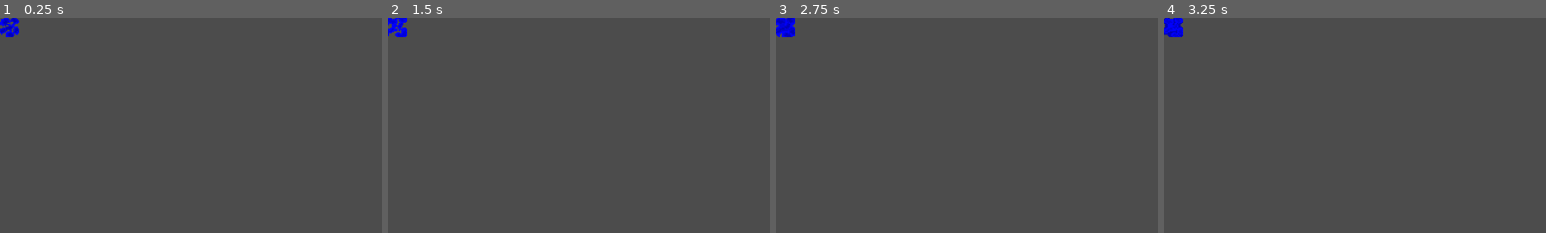
Above: before the commit, frames 1-4 (left to right).
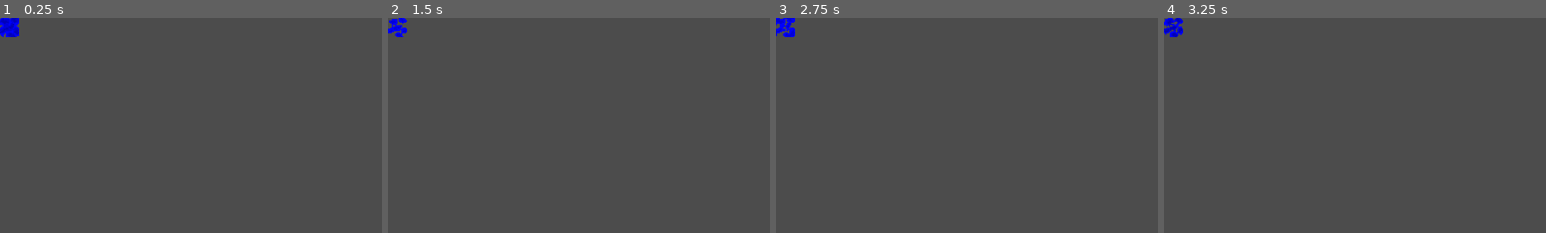
Above: after the commit, the same moments.

Repository: speed2CZ/Bluppo
Game: Godot game, scene res://scenes/objects/HeavyMud.tscn
The game is run twice, just before and just after one commit, with the same random seed, the same clock (stepped at 60 frames per second) and the same inputs. This scene is started directly instead of the project's main scene.
Inputs:
- Up to frame 1 (0.25 s): no input
- Up to frame 2 (1.5 s): hold Right (ui_right) 0.53-1.28 s; tap Enter at 1.25 s; hold Left (ui_left) from 1.28 s (still down)
- Up to frame 3 (2.75 s): tap Space at 2 s; release Left (ui_left) at 2.03 s; hold Right (ui_right) from 2.03 s (still down)
- Up to frame 4 (3.25 s): keep holding Right (ui_right); tap Enter at 2.75 s
The pictures show only the part of the screen within x 0-50%, y 0-50%; the shares and areas given below are measured in that part.

The runs differ from the first frame. In frame 1, 0.2% of the frame differs, in the area x 0-5%, y 0-9%; in frame 2, 0.1%; in frame 3, 0.3%; in frame 4, 0.4%.
Error in both runs: Invalid get index '0' (on base: 'Array'). (res://src/Autoload/Game.gd:174)

Commit message:
Play heavy mud sounds only when its visible

Diff:
--- a/scenes/objects/HeavyMud.tscn
+++ b/scenes/objects/HeavyMud.tscn
@@ -35,5 +35,8 @@
 [node name="AnimatedSprite" type="AnimatedSprite" parent="."]
 position = Vector2( 16, 16 )
 frames = SubResource( 2 )
-frame = 2
 playing = true
+
+[node name="VisibilityNotifier2D" type="VisibilityNotifier2D" parent="."]
+position = Vector2( 16, 16 )
+scale = Vector2( 1.6, 1.6 )
--- a/src/HeavyMud.gd
+++ b/src/HeavyMud.gd
@@ -1,6 +1,7 @@
 extends MovableObject
 
 onready var animation = $AnimatedSprite
+onready var visNotifier = $VisibilityNotifier2D
 
 # TODO: find out the correct timing and the spread pattern
 # Best guess from several observations:
@@ -29,13 +30,16 @@
 		var Right = position + Vector2.RIGHT * Game.gridSize
 		var Left = position + Vector2.LEFT * Game.gridSize
 		if not Game.getObjectAtPosition(Right):
-			Game.spawnObject("objects", "HeavyMud", Right)
-			Game.playSound("HeavyMud")
+			spawnNewMud(Right)
 		if not Game.getObjectAtPosition(Left):
-			Game.spawnObject("objects", "HeavyMud", Left)
-			Game.playSound("HeavyMud")
+			spawnNewMud(Left)
 
 		tick = 0
+
+func spawnNewMud(pos):
+	if visNotifier.is_on_screen():
+		Game.playSound("HeavyMud")
+	Game.spawnObject("objects", "HeavyMud", pos)
 
 func onCollectedByPlayer(_playerId):
 	Game.playSound("SeaweedCollected")
